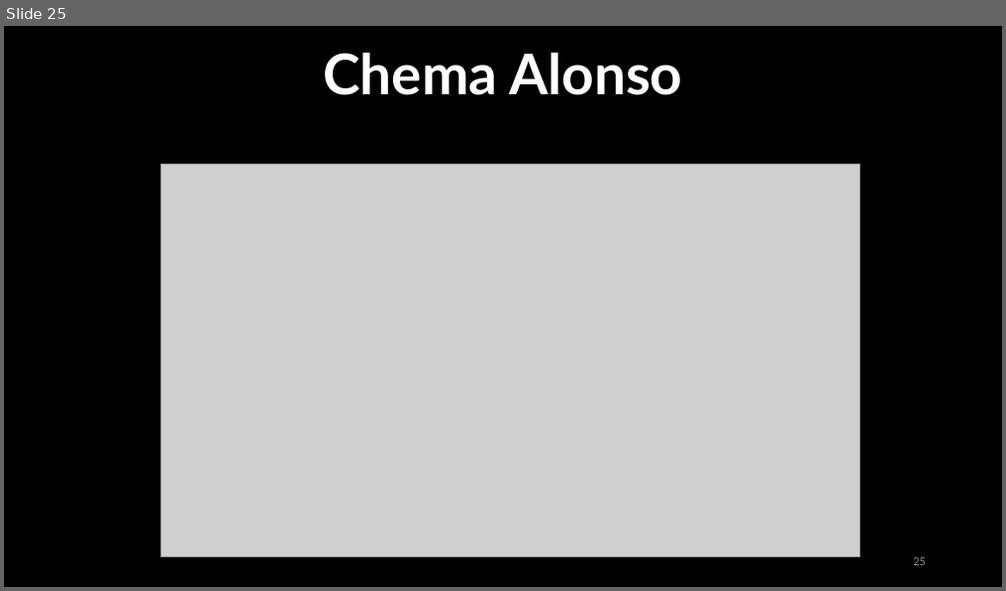
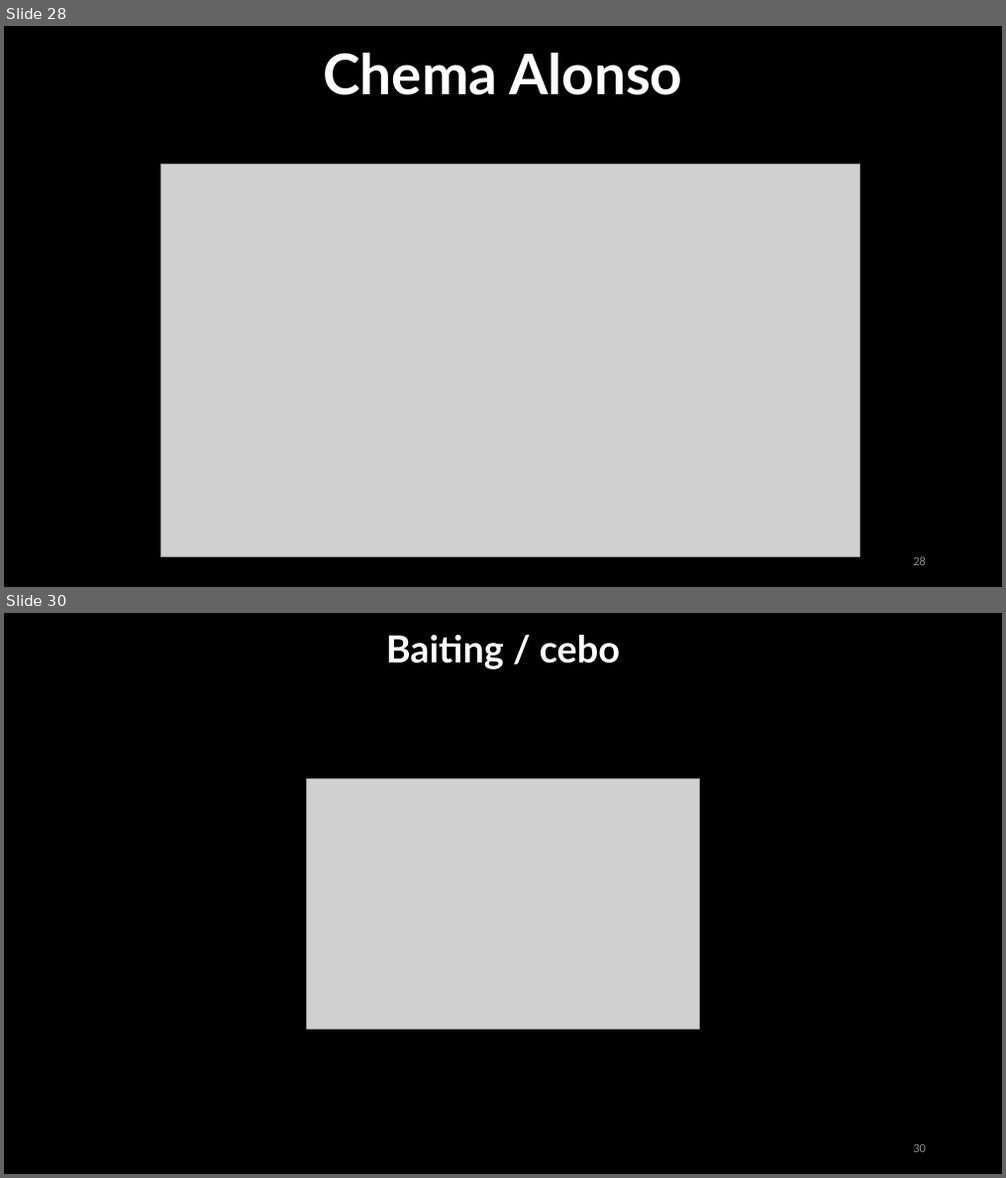
Before and after one commit to urcuqui/WhiteHat, a slide deck: My courses/Club Hack1ng/Social Engineering/2018-2/sesion1.pptx. Shown one above the other, each under a label of ours: slide 25 before the commit, slides 28 and 30 after it; the slides between them are not shown. The pictures are 1006x591 and 1006x1178 pixels, drawn with LibreOffice and Linux fonts; fonts in the diff are those of the drawing; grey boxes stand for pictures. Boxes give left, top, right and bottom in pixels: in the first picture for what was removed or moved away, otherwise in the second. Text is boxed around its words. In the diff, an @@ line names an element or a change of style, - is before the commit and + after.

```diff
--- a/My courses/Club Hack1ng/Social Engineering/2018-2/sesion1.pptx
+++ b/My courses/Club Hack1ng/Social Engineering/2018-2/sesion1.pptx
@@ slide 30 added at (4,613,1002,1174), background #000000 @@
@@ text added at (386,635,620,669), 36 pt, text #FFFFFF, bold @@
+Baiting / cebo
@@ picture added at (307,778,699,1029) @@
@@ page number added at (913,1145,926,1153), 12 pt, text #8C8C8C @@
+30
@@ what was slide 25 is now slide 28 @@
```
Also in this commit, not shown: 3 slides changed, 23 other slides added.
